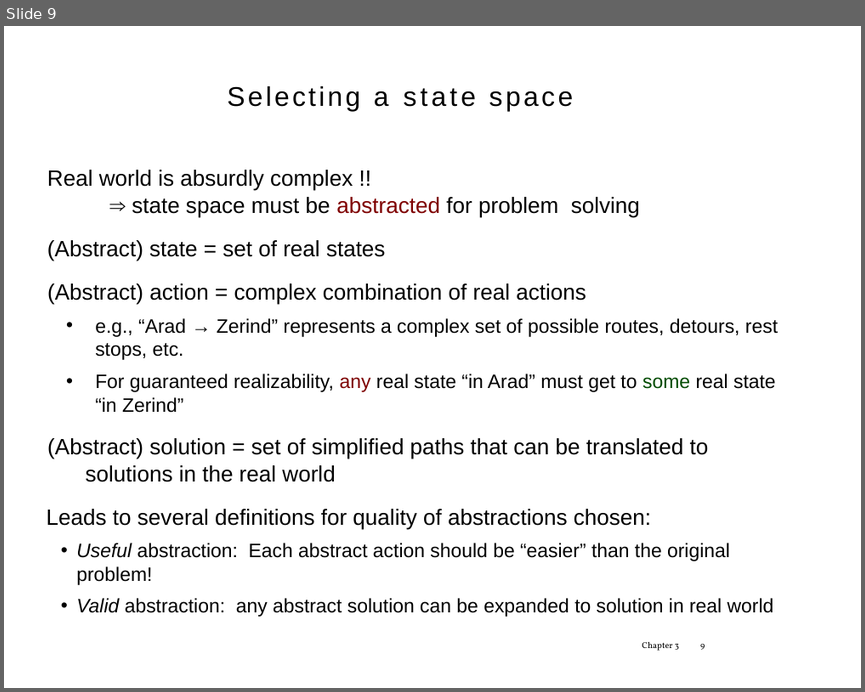
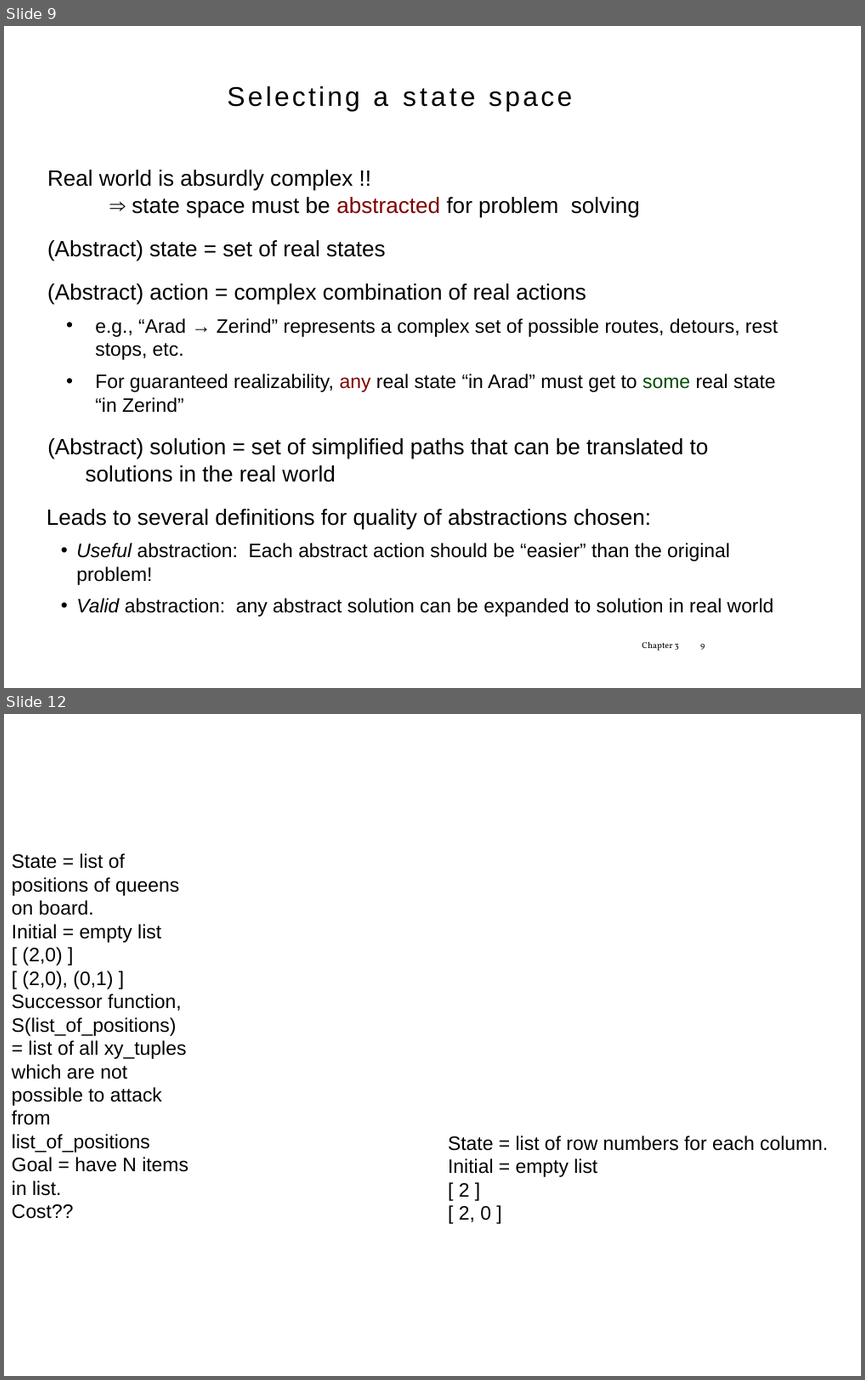
Before and after one commit to tdhock/2023-08-artificial-intelligence, a slide deck: slides/chapter3.1.pptx. Shown one above the other, each under a label of ours: slide 9 before the commit, slides 9 and 12 after it; the slides between them are not shown. The pictures are 865x692 and 865x1380 pixels, drawn with LibreOffice and Linux fonts; fonts in the diff are those of the drawing; background and template pictures are left out. Boxes give left, top, right and bottom in pixels: in the first picture for what was removed or moved away, otherwise in the second. Text is boxed around its words. In the diff, an @@ line names an element or a change of style, - is before the commit and + after.

```diff
--- a/slides/chapter3.1.pptx
+++ b/slides/chapter3.1.pptx
@@ slide 12 added at [4, 714, 861, 1376], background picture (left out) @@
@@ text added at [12, 853, 188, 1196], 18 pt, text #000000 @@
+State = list of positions of queens on board.
+Initial = empty list
+[ (2,0) ]
+[ (2,0), (0,1) ]
+Successor function, S(list_of_positions) = list of all xy_tuples which are not possible to attack from list_of_positions
+Goal = have N items in list.
+Cost??
@@ text added at [448, 1136, 828, 1222], 18 pt, text #000000 @@
+State = list of row numbers for each column.
+Initial = empty list
+[ 2 ]
+[ 2, 0 ]
```
Also in this commit, not shown: 15 slides changed, 1 slide removed, 1 other file.
